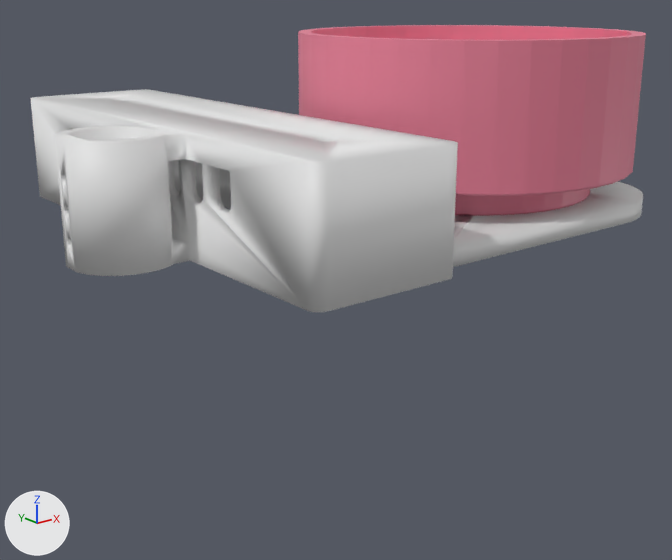
What one commit did to the COLLADA model frontend/public/models/Link6.dae.
One viewpoint serves both versions: a camera (50 mm lens) standing at (-0.1702, -0.1618, 0.0481) and looking at (-0.0294, 0.0142, -0.0223). Every picture has the same lights, and +X, +Y and +Z are marked at lower left. The older version comes first. Where no turn or scale is listed for an object, it has been applied to the vertices.

The older version as bpy lines, for what is in view:
```python
me_intel435i_dobot_cr5_2_002 = bpy.data.meshes.new('intel435i_dobot_cr5-2.002')
me_intel435i_dobot_cr5_2_002.from_pydata(...)  # 1769 vertices, 3660 faces; spans x -0.0371..0.1017, y -0.0524..0.07, z 0.0..0.0257
me_link6_002 = bpy.data.meshes.new('Link6.002')
me_link6_002.from_pydata(...)  # 3964 vertices, 7904 faces; spans x -0.041..0.0409, y -0.041..0.0495, z 0.0..0.0382
me_link6_002.materials.append(mat_材质_002)  # pink #e77e96
ob_intel435i_dobot_cr5_2_001 = bpy.data.objects.new('intel435i_dobot_cr5-2.001', me_intel435i_dobot_cr5_2_002)
ob_intel435i_dobot_cr5_2_001.location = (-0.0642, 0.0088, -0.0045)
ob_link6_001 = bpy.data.objects.new('Link6.001', me_link6_002)
ob_link6_001.location = (0.0, 0.0, 0.0)
```
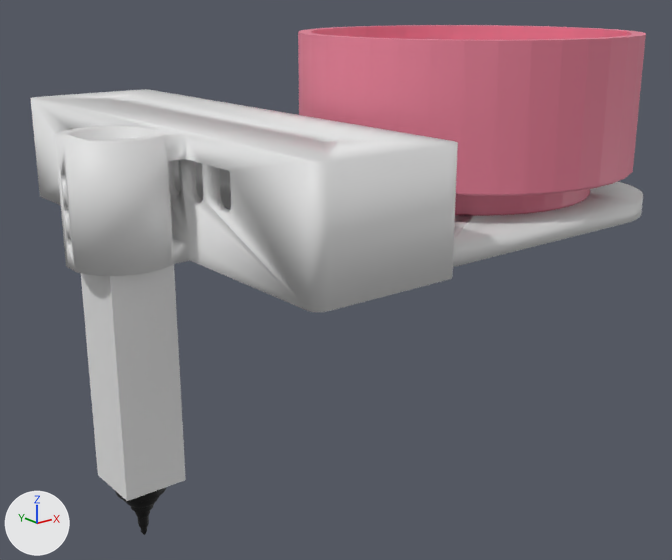
What differs and where, as boxes (x1, y1, x2, y2) in the pictures (672 x 560 px):
'Cube', added: after (81, 199, 186, 501)
'Cylinder_nip part_0', added (black): after (115, 487, 166, 535)

Diff of the bpy script that builds the scene:
```diff
--- a/frontend/public/models/Link6.dae.py
+++ b/frontend/public/models/Link6.dae.py
@@ mat_material_003 @@
+mat_material_003 = principled_material('Material.003')
+mat_material_003.base_color = (0.8, 0.8, 0.8)  # white #e7e7e7
@@ mat_nip_part_004 @@
+mat_nip_part_004 = principled_material('nip_part.004')
+mat_nip_part_004.base_color = (0.0, 0.0, 0.0)  # black #000000
@@ me_cube_001 @@
+me_cube_001.from_pydata(...)  # a box spanning x -0.007..0.007, y -0.007..0.007, z -0.0325..0.0325
+me_cube_001.materials.append(mat_material_003)  # white #e7e7e7
@@ me_cylinder_nip_part_0_004 @@
+me_cylinder_nip_part_0_004.from_pydata(...)  # 10468 vertices, 20902 faces; spans x -0.01431..-0.00311, y -0.02282..-0.01162, z 0.01008..0.02443
+me_cylinder_nip_part_0_004.materials.append(mat_nip_part_004)  # black #000000
@@ ob_cube @@
+ob_cube = bpy.data.objects.new('Cube', me_cube_001)
+ob_cube.location = (-0.0895, 0.0073, -0.0218)
@@ ob_cylinder_nip_part_0 @@
+ob_cylinder_nip_part_0 = bpy.data.objects.new('Cylinder_nip part_0', me_cylinder_nip_part_0_004)
+ob_cylinder_nip_part_0.location = (-0.081, 0.0248, -0.0788)
```
